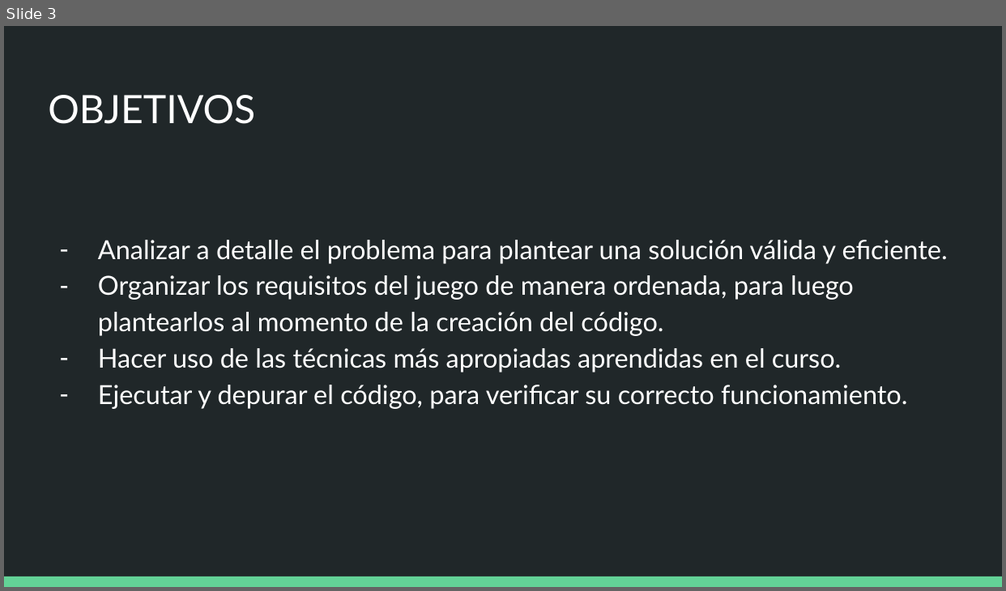
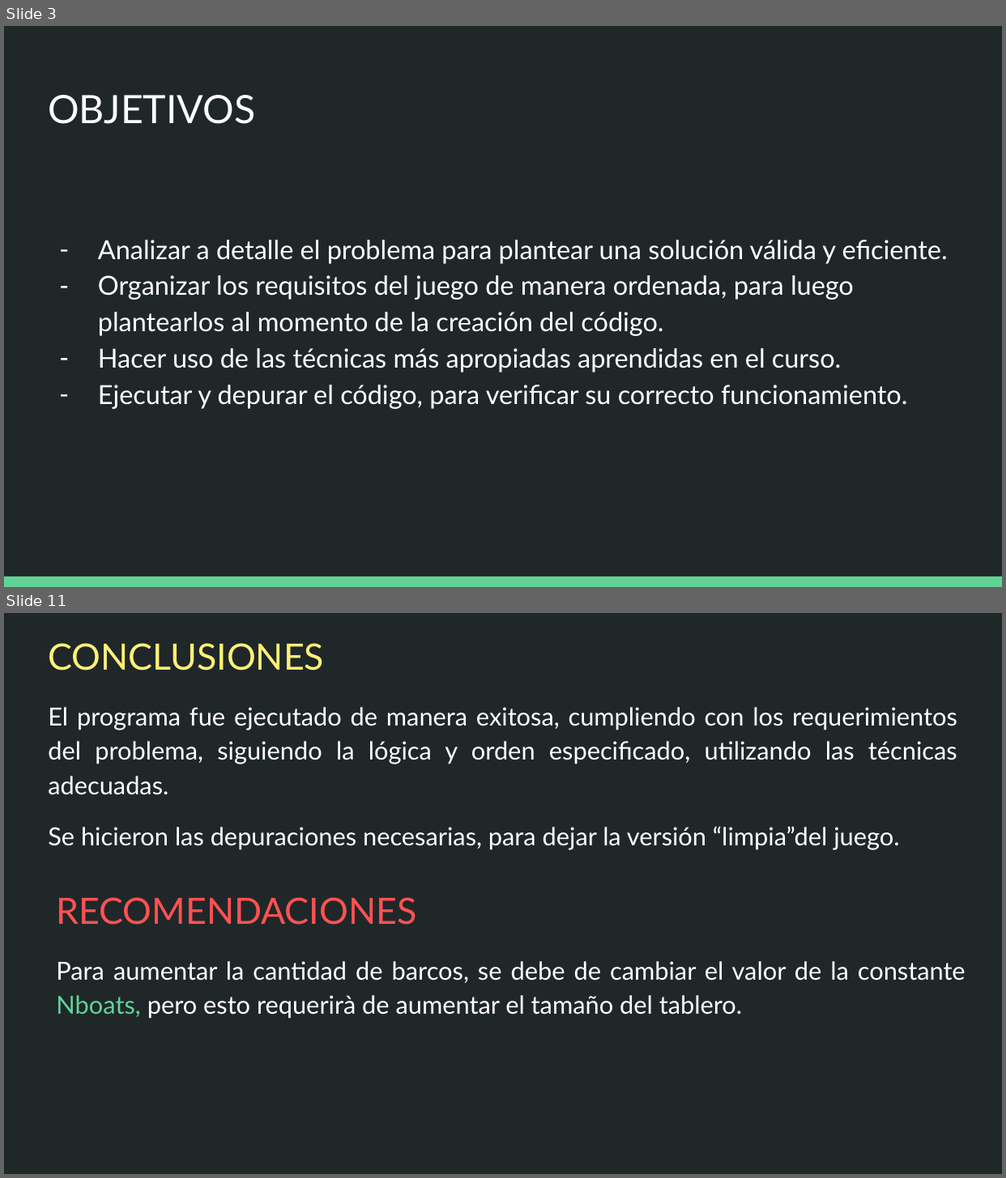
Before and after one commit to Z4N4T3/Sophie, a slide deck: aja.pptx. Shown one above the other, each under a label of ours: slide 3 before the commit, slides 3 and 11 after it; the slides between them are not shown. The pictures are 1006x591 and 1006x1178 pixels, drawn with LibreOffice and Linux fonts; fonts in the diff are those of the drawing. Boxes give left, top, right and bottom in pixels: in the first picture for what was removed or moved away, otherwise in the second. Text is boxed around its words. In the diff, an @@ line names an element or a change of style, - is before the commit and + after.

```diff
--- a/aja.pptx
+++ b/aja.pptx
@@ slide 11 added at [4, 613, 1002, 1174], background #202729 @@
@@ title added at [48, 643, 324, 671], 26.2 pt, text #FFF176 @@
+CONCLUSIONES
@@ text added at [48, 707, 957, 850], 18 pt, text #FFFFFF @@
+El programa fue ejecutado de manera exitosa, cumpliendo con los requerimientos del problema, siguiendo la lógica y orden especificado, utilizando las técnicas adecuadas.
+Se hicieron las depuraciones necesarias, para dejar la versión “limpia”del juego.
@@ title added at [56, 897, 416, 925], 26.2 pt, text #FF5252 @@
+RECOMENDACIONES
@@ text added at [56, 961, 965, 1019], 18 pt, text #FFFFFF @@
+Para aumentar la cantidad de barcos, se debe de cambiar el valor de la constante Nboats, pero esto requerirà de aumentar el tamaño del tablero.
```
Also in this commit, not shown: 7 other slides added, 1 slide removed.
